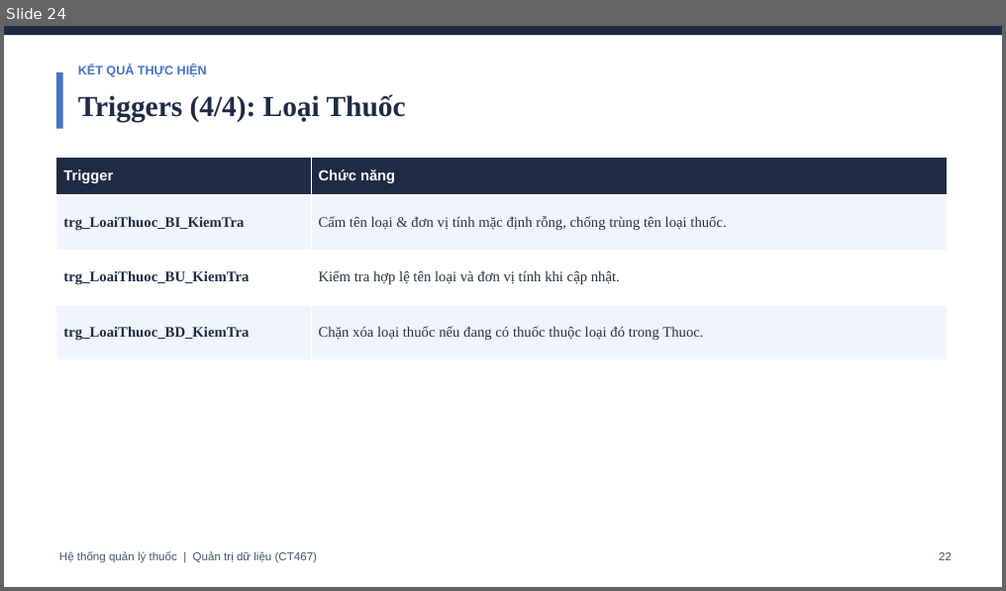
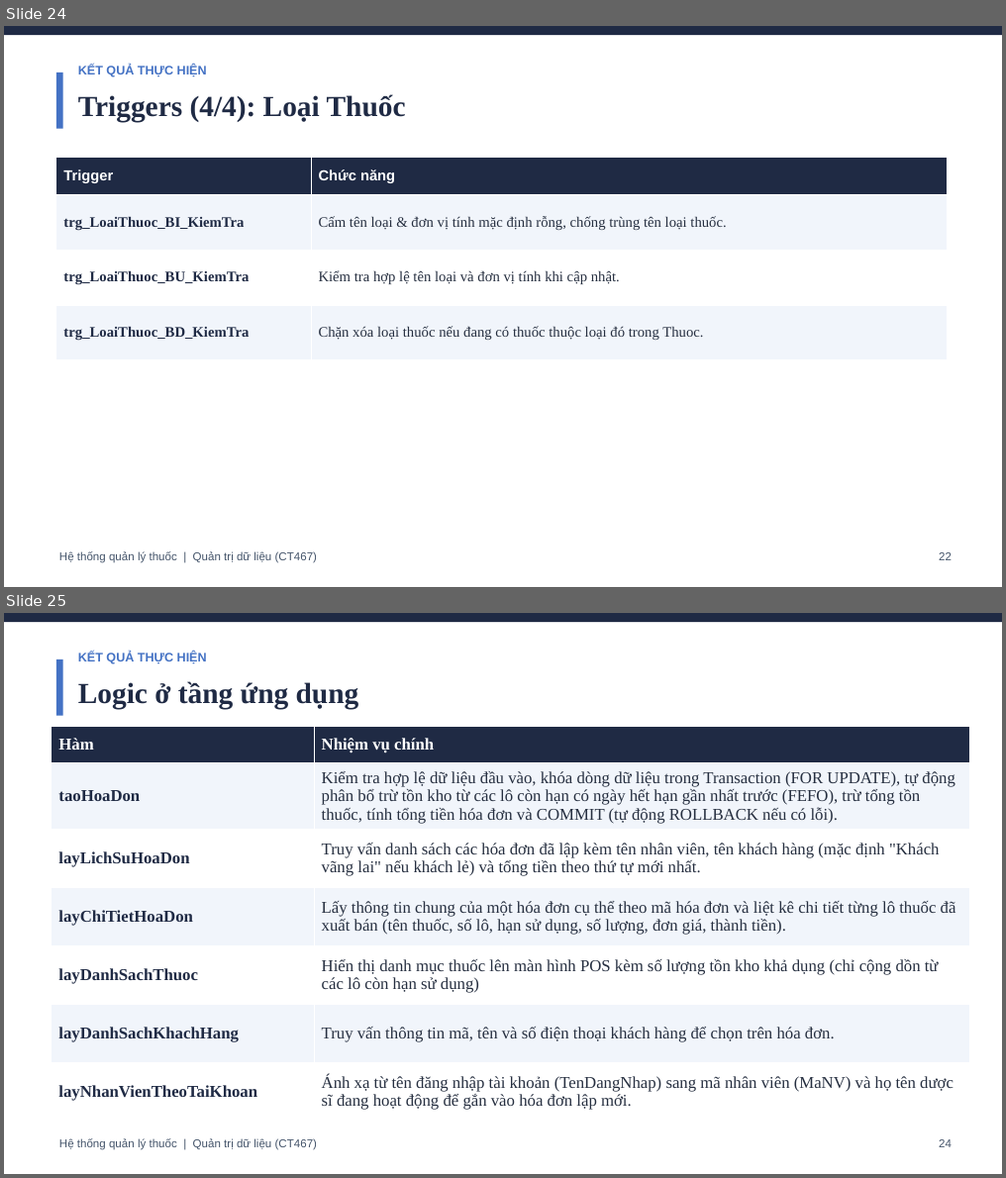
Before and after one commit to thinhtran0823-cyber/QTDL_quanlynhathuoc, a slide deck: BaoCao_HeThongThuoc (1).pptx. Shown one above the other, each under a label of ours: slide 24 before the commit, slides 24 and 25 after it. The pictures are 1006x591 and 1006x1178 pixels, drawn with LibreOffice and Linux fonts; fonts in the diff are those of the drawing. Boxes give left, top, right and bottom in pixels: in the first picture for what was removed or moved away, otherwise in the second. Text is boxed around its words. In the diff, an @@ line names an element or a change of style, - is before the commit and + after.

Commit message:
Bổ sung thêm xuất file excel thống kê

```diff
--- a/BaoCao_HeThongThuoc (1).pptx
+++ b/BaoCao_HeThongThuoc (1).pptx
@@ slide 25 added at [4,613,1002,1174], background #FFFFFF @@
@@ rectangle added at [4,613,1002,622], fill #1F2A44 @@
@@ rectangle added at [56,660,63,716], fill #4472C4 @@
@@ text added at [78,652,207,664], 12 pt, text #4472C4, bold @@
+KẾT QUẢ THỰC HIỆN
@@ text added at [78,681,359,709], 28 pt, text #1F2A44, bold @@
+Logic ở tầng ứng dụng
@@ table added at [52,726,969,1121], 7 rows, 2 columns @@
+Hàm | Nhiệm vụ chính
+taoHoaDon | Kiểm tra hợp lệ dữ liệu đầu vào, khóa dòng dữ liệu trong Transaction (FOR UPDATE), tự động phân bổ trừ tồn kho từ các lô còn hạn có ngày hết hạn gần nhất trước (FEFO), trừ tổng tồn thuốc, tính tổng tiền hóa đơn và COMMIT (tự động ROLLBACK nếu có lỗi).
+layLichSuHoaDon | Truy vấn danh sách các hóa đơn đã lập kèm tên nhân viên, tên khách hàng (mặc định "Khách vãng lai" nếu khách lẻ) và tổng tiền theo thứ tự mới nhất.
+layChiTietHoaDon | Lấy thông tin chung của một hóa đơn cụ thể theo mã hóa đơn và liệt kê chi tiết từng lô thuốc đã xuất bán (tên thuốc, số lô, hạn sử dụng, số lượng, đơn giá, thành tiền).
+layDanhSachThuoc | Hiển thị danh mục thuốc lên màn hình POS kèm số lượng tồn kho khả dụng (chỉ cộng dồn từ các lô còn hạn sử dụng)
+layDanhSachKhachHang | Truy vấn thông tin mã, tên và số điện thoại khách hàng để chọn trên hóa đơn.
+layNhanVienTheoTaiKhoan | Ánh xạ từ tên đăng nhập tài khoản (TenDangNhap) sang mã nhân viên (MaNV) và họ tên dược sĩ đang hoạt động để gắn vào hóa đơn lập mới.
@@ text added at [59,1139,317,1151], 11 pt, text #44546A @@
+Hệ thống quản lý thuốc | Quản trị dữ liệu (CT467)
@@ text added at [939,1140,951,1148], 11 pt, text #44546A @@
+24
```
Also in this commit, not shown: 14 slides changed, 8 other slides added, 7 other files.
